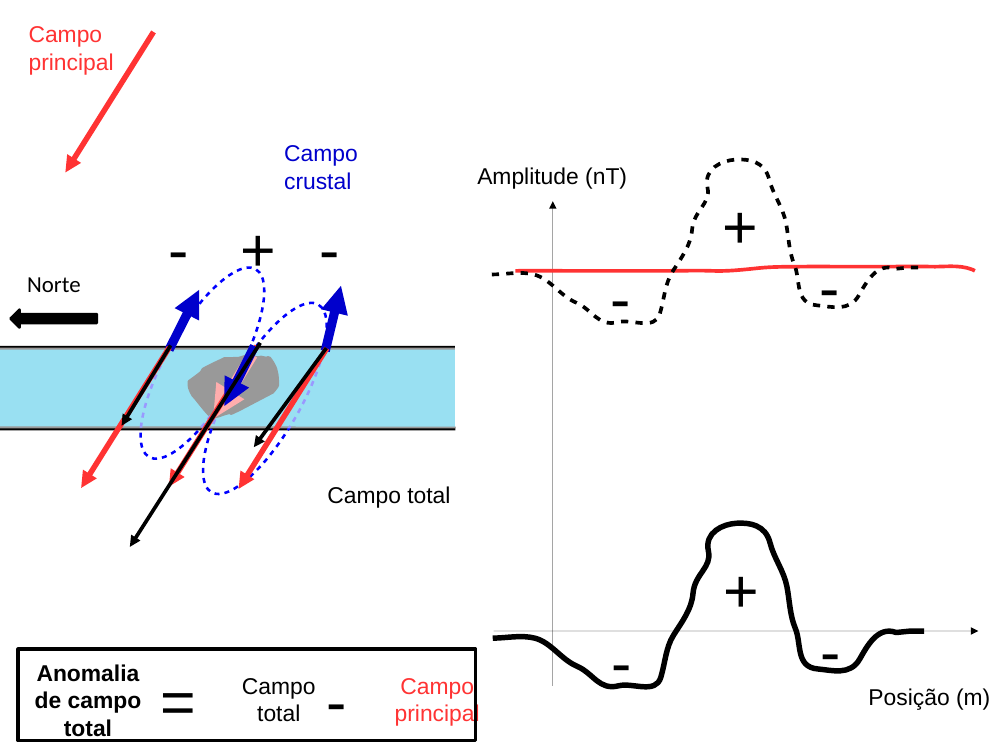
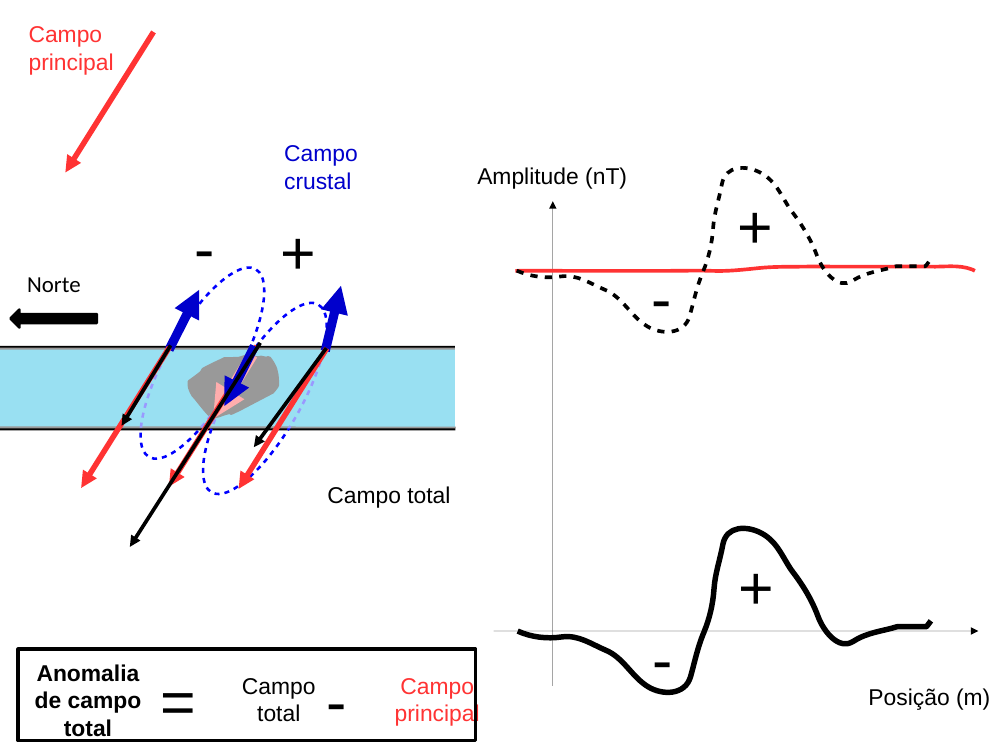
Before and after one commit to birocoles/UFRRJ-SEGEO2017, a slide deck: slide 49 of presentation/SEGEO2017.odp (slide 48 before the commit). Drawn at 1008x756 pixels with LibreOffice and Linux fonts; fonts in the diff are those of the drawing. Boxes give left, top, right and bottom in pixels: in the first picture for what was removed or moved away, otherwise in the second. Text is boxed around its words. In the diff, an @@ line names an element or a change of style, - is before the commit and + after.

```diff
--- a/presentation/SEGEO2017.odp
+++ b/presentation/SEGEO2017.odp
@@ freeform shape: place and size @@
-freeform shape at <box>492,159,924,323</box>
+freeform shape at <box>517,168,930,332</box>
@@ text "-": place and size @@
-text "-" at <box>159,206,198,284</box>
+text "-" at <box>186,205,224,283</box>
@@ text "+": place and size @@
-text "+" at <box>231,206,285,284</box>
+text "+" at <box>272,209,326,286</box>
@@ text removed at <box>310,206,349,284</box> @@
--
@@ text "+": place and size @@
-text "+" at <box>713,183,767,261</box>
+text "+" at <box>729,184,783,262</box>
@@ text "-": place and size @@
-text "-" at <box>602,255,640,333</box>
+text "-" at <box>642,255,681,333</box>
@@ text removed at <box>810,244,849,322</box> @@
--
@@ freeform shape: place and size @@
-freeform shape at <box>493,523,925,687</box>
+freeform shape at <box>518,529,931,692</box>
@@ text "+": place and size @@
-text "+" at <box>714,547,768,625</box>
+text "+" at <box>730,544,784,622</box>
@@ text "-": place and size @@
-text "-" at <box>603,619,641,697</box>
+text "-" at <box>643,617,681,694</box>
@@ text removed at <box>812,608,851,686</box> @@
--
```
Also in this commit, not shown: 20 other slides changed, 15 slides added, 3 slides removed, 1 other file.
